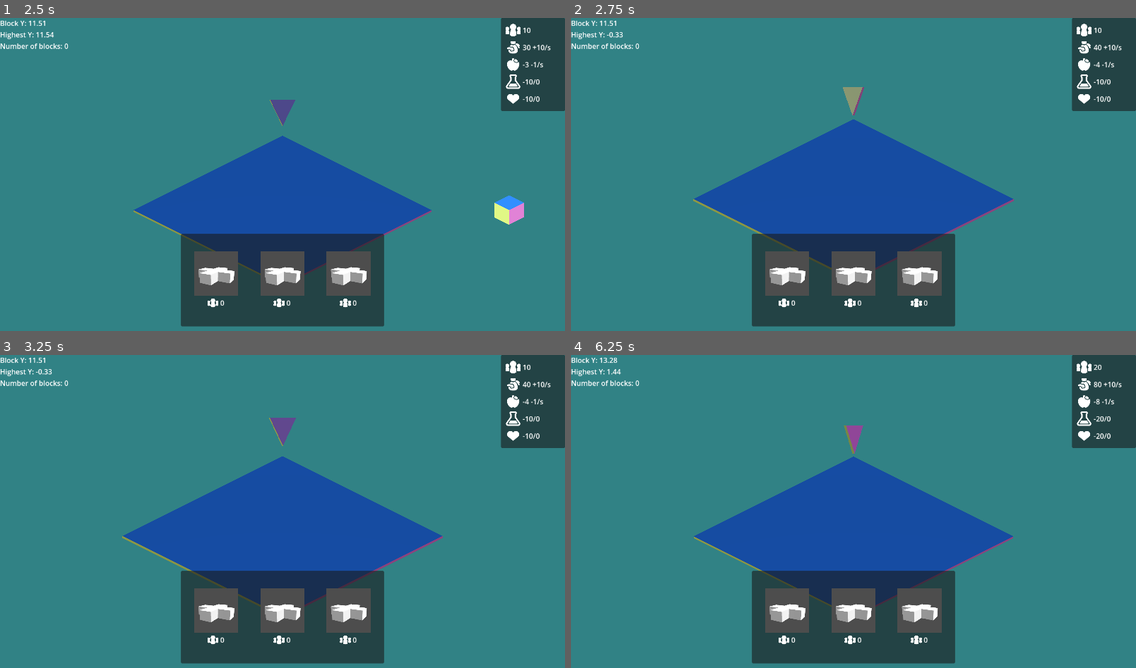
Above: before the commit, frames 1-4 (two rows, left to right).
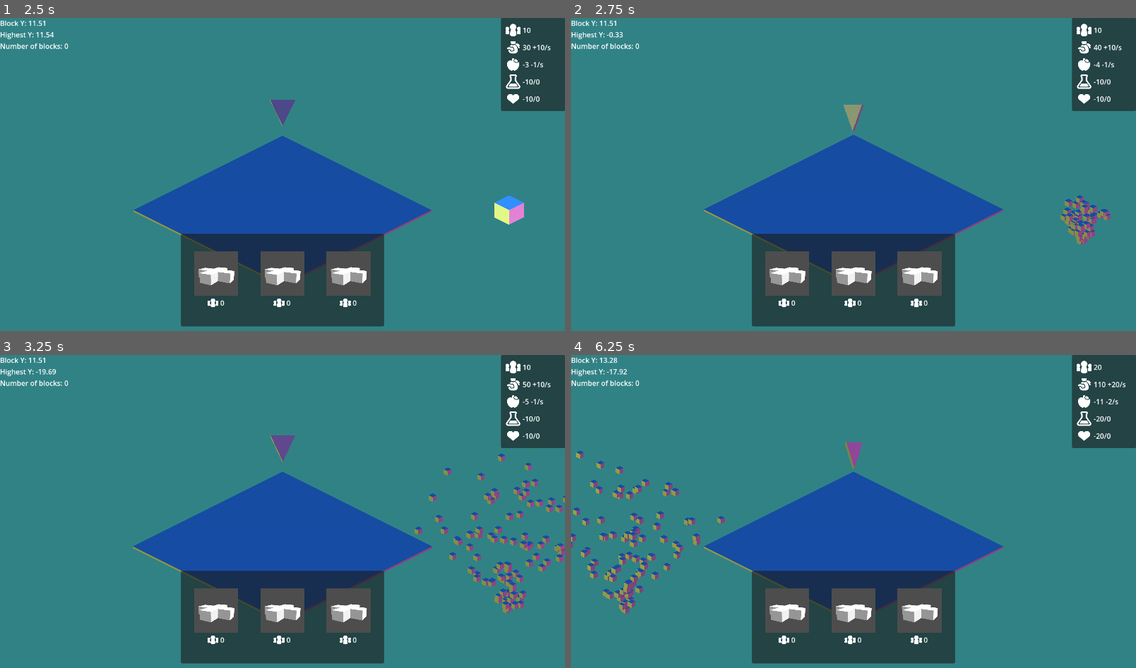
Above: after the commit, the same moments.

Repository: dream-team-reborn/godot-wild-jam-73
Game: Godot game, scene res://scenes/game.tscn
Two runs of this game, one before a commit and one after it. Both use one fixed random seed, a clock stepped at 60 frames per second and the inputs below. The engine's default icon, where the game draws it, is replaced by a stand-in: a white triangle on a blue panel in a dark square.
Inputs (mouse positions are in pixels of both pictures, inside the frame that each line leads up to):
- Up to frame 1 (2.5 s): move the mouse to (406, 161) at 0.52 s; hold Right (move_right) 0.53-1.25 s; hold Space (confirm) 0.53-1.25 s; click (406, 161) at 0.67 s; drag from (169, 193) to (254, 240) at 1.27 s; move the mouse to (339, 105) at 2.02 s; hold Right (move_right) from 2.03 s (still down); hold Space (confirm) from 2.03 s (still down)
- Up to frame 2 (2.75 s): keep holding Right (move_right); keep holding Space (confirm)
- Up to frame 3 (3.25 s): release Right (move_right) at 2.75 s; release Space (confirm) at 2.75 s; drag from (254, 577) to (113, 464) at 2.77 s
- Up to frame 4 (6.25 s): move the mouse to (1023, 561) at 3.52 s; hold Left (move_left) 3.53-4.25 s; hold Space (confirm) 3.53-4.25 s; drag from (684, 464) to (768, 433) at 4.27 s; move the mouse to (881, 514) at 5.02 s; hold Down (move_down) 5.03-5.75 s; hold Space (confirm) 5.03-5.75 s; click (881, 514) at 5.17 s; drag from (768, 433) to (740, 530) at 5.77 s

Frame 1 is identical in both runs. In frame 2, 4.3% of the frame differs, in the area x 21-96%, y 22-82%; in frame 3, 5.7%, in the area x 6-100%, y 4-83%; in frame 4, 5.5%.

Commit message:
fun particles at destroy!

Diff:
--- a/scenes/camera_3d.gd
+++ b/scenes/camera_3d.gd
@@ -28,6 +28,9 @@
 		look_here = target_position
 		old_target_position = look_here
 
+	if look_here.y < 0:
+		look_here = Vector3(0, 0, 0)
+
 	look_here += initial
 	position.y = look_here.y
 	size = max(45, look_here.y * 1.5)
--- /dev/null
+++ b/scenes/particles.tscn
@@ -0,0 +1,22 @@
+[gd_scene load_steps=3 format=3 uid="uid://bvxpsf3wyo8qj"]
+
+[sub_resource type="ParticleProcessMaterial" id="ParticleProcessMaterial_8he6d"]
+angle_min = 1.07288e-05
+angle_max = 1.07288e-05
+direction = Vector3(0, 1, 0)
+initial_velocity_max = 50.0
+gravity = Vector3(0, -40, 0)
+linear_accel_min = -10.0
+linear_accel_max = 10.0
+radial_accel_min = -2.5
+radial_accel_max = -2.5
+tangential_accel_min = -2.23517e-06
+tangential_accel_max = 5.0
+
+[sub_resource type="BoxMesh" id="BoxMesh_wmdpx"]
+
+[node name="Particles" type="GPUParticles3D"]
+amount = 100
+explosiveness = 0.9
+process_material = SubResource("ParticleProcessMaterial_8he6d")
+draw_pass_1 = SubResource("BoxMesh_wmdpx")
--- a/scenes/spawn_point_mesh.gd
+++ b/scenes/spawn_point_mesh.gd
@@ -15,7 +15,7 @@
 func _process(delta: float) -> void:
 	time += delta
 	rotate_object_local(angular_velocity.normalized(), angular_velocity.length() * delta)
-	if previous_highest != null:
+	if previous_highest != null and previous_highest.global_position.y > 0:
 		global_position.y = up_and_down_animation(previous_highest.global_position.y + 20, time)
 	else:
 		global_position.y = up_and_down_animation(initial_position.y, time)
--- a/scripts/module.gd
+++ b/scripts/module.gd
@@ -1,7 +1,7 @@
 class_name Module extends RigidBody3D
 
 enum ModuleShape { CYLINDER, BOX }
-enum State { MOVING, FALLING, PLACED }
+enum State { MOVING, FALLING, PLACED, DESTROYING }
 
 const LAYER_MODULE : int = 2
 const LAYER_ALL = 0b11111111  # all Modules
@@ -12,6 +12,7 @@
 
 const DESTROY_Y = -3
 
+var particle_scene = preload("res://scenes/particles.tscn")
 # Called when the node enters the scene tree for the first time.
 func _ready() -> void:
 	pass
@@ -29,8 +30,17 @@
 		position += Vector3(current_mov_dir.x, -1 * delta, current_mov_dir.y)
 		GlobalEventBus.publish("module_y", [position.y])
 
-	if global_position.y < DESTROY_Y:
-		queue_free()
+	if global_position.y < DESTROY_Y and state != State.DESTROYING:
+		var particle_instance = particle_scene.instantiate()
+		add_child(particle_instance)
+		change_state(State.DESTROYING)
+		var timer = Timer.new()
+		timer.autostart = true
+		timer.one_shot = true
+		timer.wait_time = 1
+		timer.timeout.connect(_destroy_module)
+		$MeshInstance3D.visible = false
+		add_child(timer)
 
 func _setup_shape(block : Block):
 	$CollisionShape3D.set_shape(block.mesh.create_convex_shape())
@@ -57,3 +67,6 @@
 func release_player_control():
 	change_state(State.FALLING)
 	linear_velocity = Vector3(0, -20, 0)
+
+func _destroy_module():
+	queue_free()
